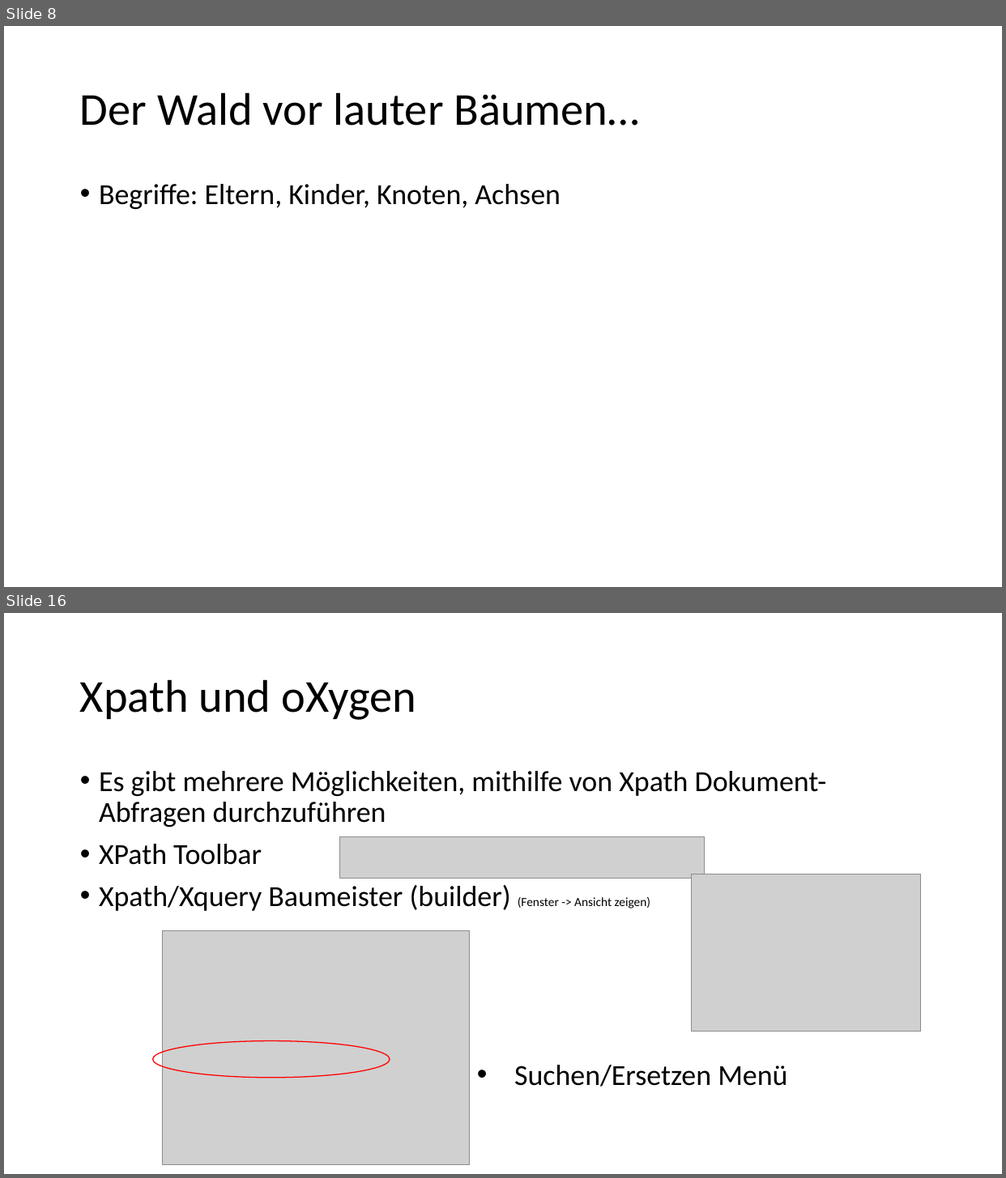
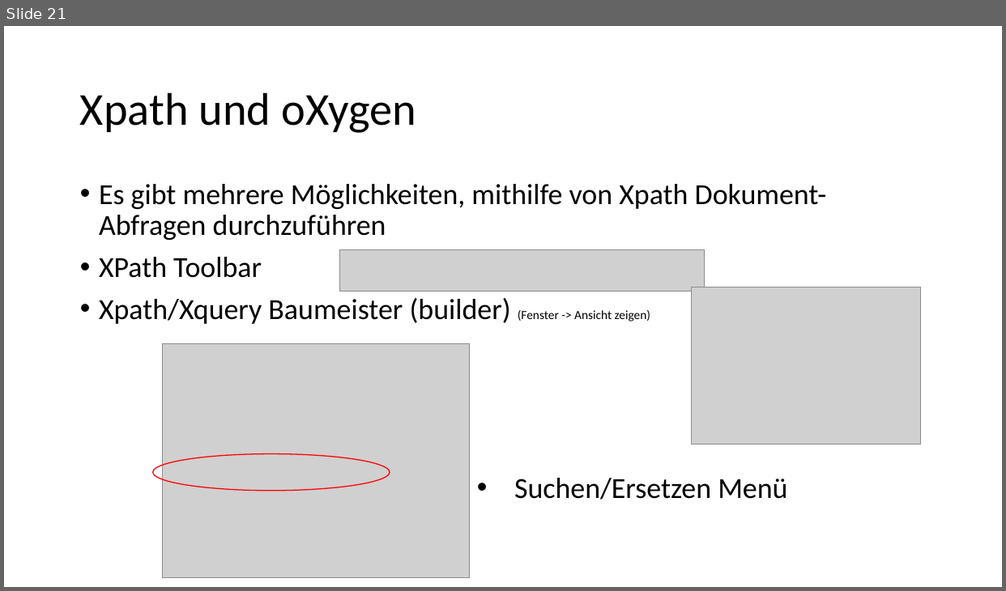
Before and after one commit to Lena-Luise/Lehre, a slide deck: SchulungenKGParl/Folien/XPath.pptx. Shown one above the other, each under a label of ours: slides 8 and 16 before the commit, slide 21 after it; the slides between them are not shown. The pictures are 1006x1178 and 1006x591 pixels, drawn with LibreOffice and Linux fonts; fonts in the diff are those of the drawing; grey boxes stand for pictures. Boxes give left, top, right and bottom in pixels: in the first picture for what was removed or moved away, otherwise in the second. Text is boxed around its words. In the diff, an @@ line names an element or a change of style, - is before the commit and + after.

```diff
--- a/SchulungenKGParl/Folien/XPath.pptx
+++ b/SchulungenKGParl/Folien/XPath.pptx
@@ slide 8 removed at bbox=[4, 26, 1002, 587], background #FFFFFF @@
@@ title removed at bbox=[80, 92, 639, 126] @@
-Der Wald vor lauter Bäumen…
@@ text removed at bbox=[99, 184, 560, 209] @@
-• Begriffe: Eltern, Kinder, Knoten, Achsen
@@ what was slide 16 is now slide 21 @@
```
Also in this commit, not shown: 6 slides changed, 10 slides added, 3 other slides removed, 10 other files.
